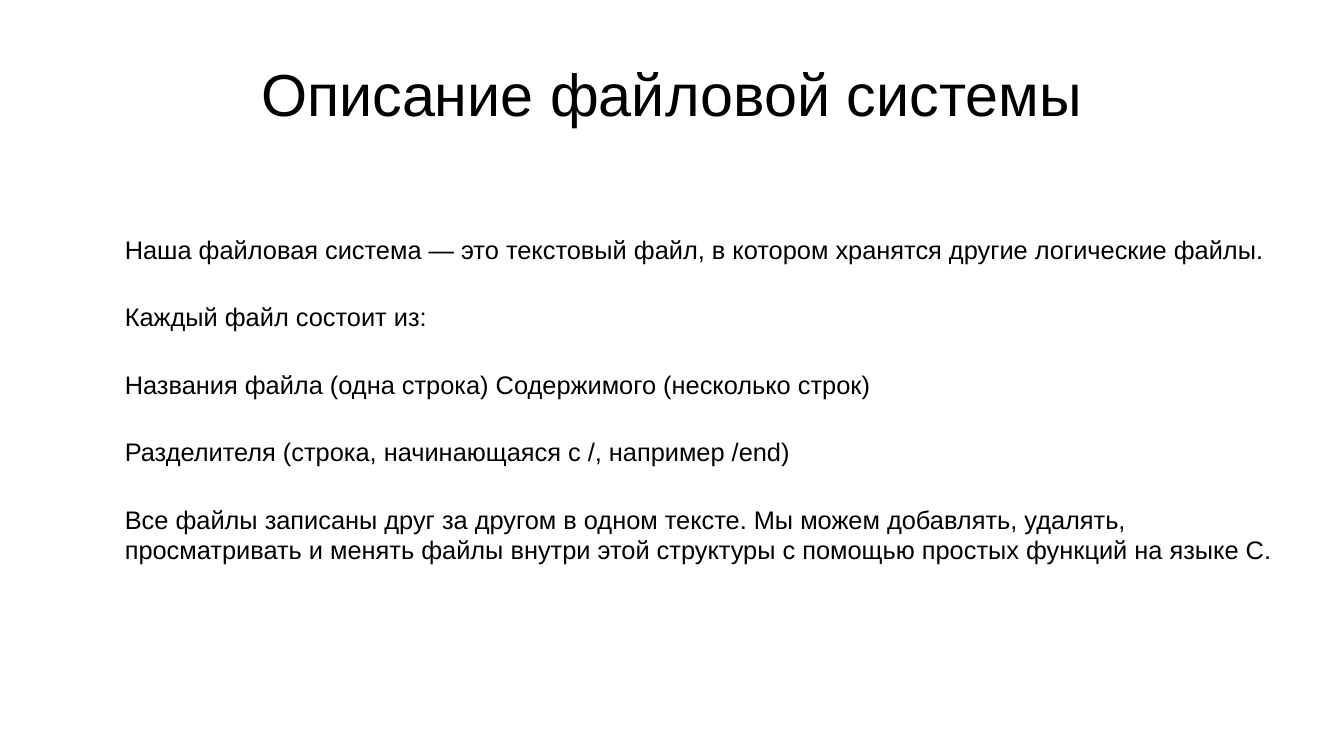
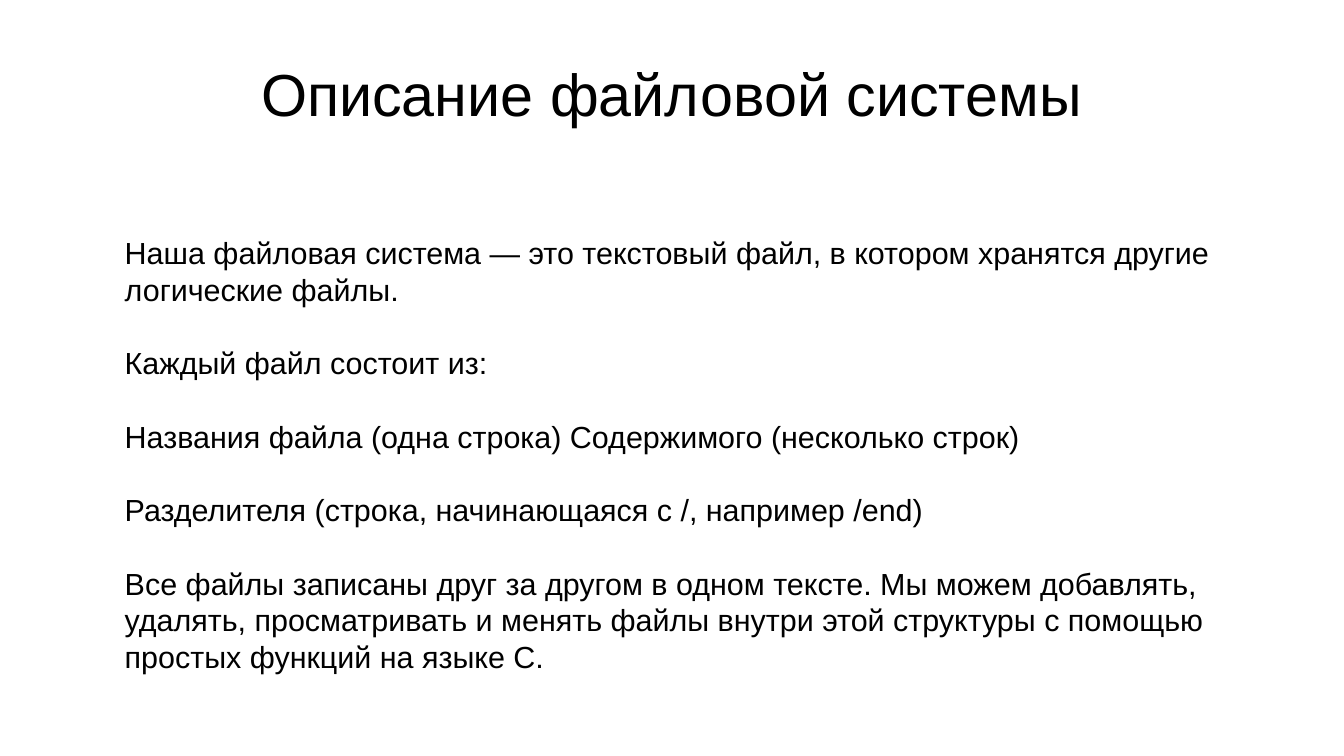
Before and after one commit to Cordisss/FileSystem, a slide deck: slide 2 of Presentation.odp. Drawn at 1344x756 pixels with LibreOffice and Linux fonts; fonts in the diff are those of the drawing; background and template pictures are left out. Boxes give left, top, right and bottom in pixels: in the first picture for what was removed or moved away, otherwise in the second. Text is boxed around its words. In the diff, an @@ line names an element or a change of style, - is before the commit and + after.

```diff
--- a/Presentation.odp
+++ b/Presentation.odp
@@ text "Наша файловая система — это ..." at box(125, 241, 1209, 674): size 15 to 18 pt @@
```
Also in this commit, not shown: 1 other slide changed, 2 slides added.
